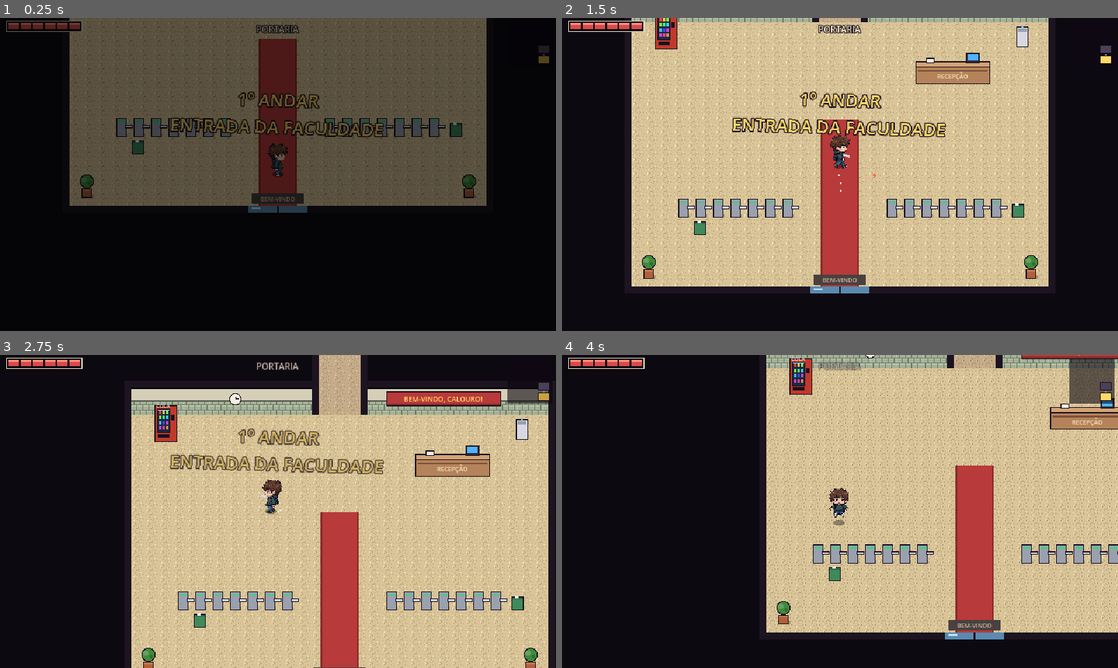
Above: before the commit, frames 1-4 (two rows, left to right).
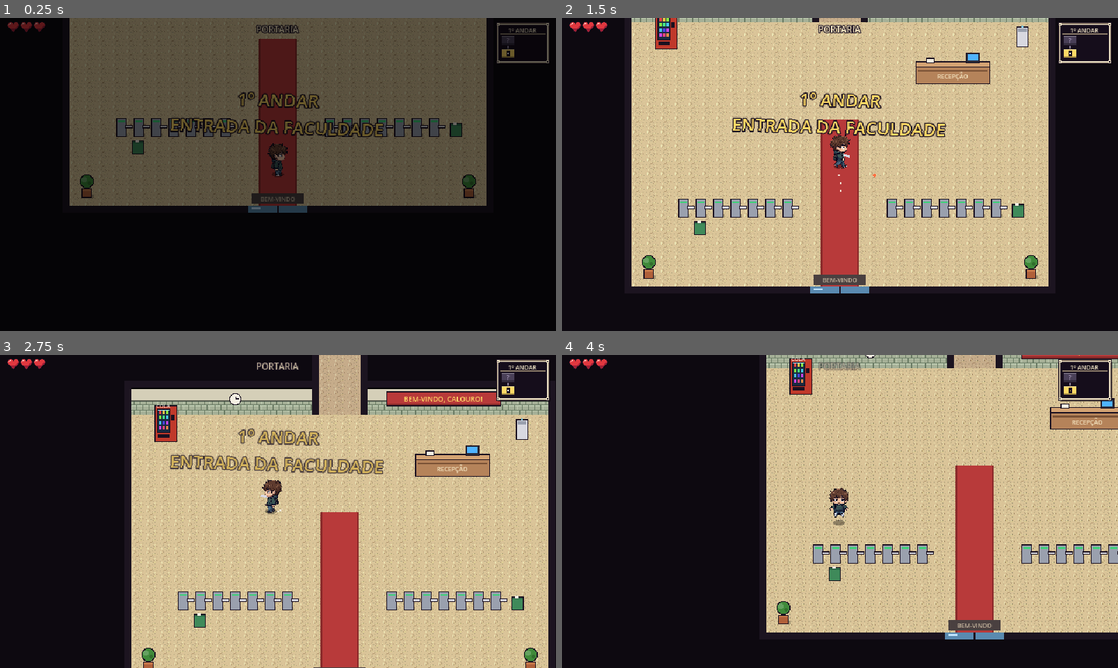
Above: after the commit, the same moments.

Repository: JorgeVitor30/iferno
Game: Godot game, scene res://scenes/floor.tscn
Two runs of this game, one before a commit and one after it. Both use one fixed random seed, a clock stepped at 60 frames per second and the inputs below. This scene is started directly instead of the project's main scene.
Inputs (mouse positions are in pixels of both pictures, inside the frame that each line leads up to):
- Up to frame 1 (0.25 s): no input
- Up to frame 2 (1.5 s): move the mouse to (812, 237) at 0.52 s; hold W (move_up) from 0.53 s (still down); tap Space (dodge) at 0.6 s; move the mouse to (1006, 221) at 1.27 s; click (1006, 221) at 1.35 s
- Up to frame 3 (2.75 s): move the mouse to (111, 464) at 2.02 s; release W (move_up) at 2.03 s; hold A (move_left) from 2.03 s (still down); tap Space (dodge) at 2.1 s
- Up to frame 4 (4 s): move the mouse to (867, 511) at 2.77 s; click (867, 511) at 2.85 s; move the mouse to (756, 433) at 3.52 s; release A (move_left) at 3.53 s; hold S (move_down) from 3.53 s (still down); tap Space (dodge) at 3.6 s

The runs differ from the first frame. In frame 1, 0.7% of the frame differs, in the area x 1-99%, y 0-15%; in frame 2, 0.8%; in frame 3, 1.0%; in frame 4, 1.6%, in the area x 1-100%, y 0-16%.

Commit message:
ui(hud): troca barra de vida por corações e deixa o minimapa mais bonito
Vida em corações de pixel art com meio coração, tremida ao tomar dano,
pulinho ao curar e batimento com a vida baixa. Minimapa num painel com
moldura, nome do andar, caveira na sala do chefe e "?" nas salas vistas
pela porta. Barra de vida do chefe embaixo da tela.

Co-Authored-By: Claude Opus 5.5 <noreply@anthropic.com>

Diff:
--- /dev/null
+++ b/scripts/boss_bar.gd
@@ -0,0 +1,76 @@
+class_name BossBar
+extends Control
+## Barra de vida do chefe, embaixo da tela: nome em cima, barra com moldura
+## e um "rastro" branco que desce devagar mostrando o dano que acabou de levar.
+
+const OUTLINE := Color("1a1020")
+const FRAME := Color("e8dcc0")
+const FRAME_DARK := Color("8a7a68")
+const FILL := Color("d94a4a")
+const FILL_DARK := Color("a02a3a")
+const TRAIL := Color("fff0d0")
+const BAR := Rect2(170, 334, 300, 9)
+
+var _enemy: Node
+var _shown := 0.0  # vida mostrada (0..1)
+var _trail := 0.0  # rastro branco
+var _appear := 0.0
+var _filling := false
+var _name := ""
+
+func _ready() -> void:
+	mouse_filter = Control.MOUSE_FILTER_IGNORE
+
+func track(enemy: Node) -> void:
+	_enemy = enemy
+	_name = enemy.display_name
+	_shown = 0.0
+	_trail = 0.0
+	_appear = 0.0
+	_filling = true
+	visible = true
+
+func _process(delta: float) -> void:
+	if not visible:
+		return
+	var target := 0.0
+	if is_instance_valid(_enemy) and not _enemy.dead:
+		target = float(_enemy.hp) / float(_enemy.max_hp)
+		_appear = minf(_appear + delta * 2.0, 1.0)
+		# enche no começo, depois acompanha a vida
+		if _filling:
+			_shown = minf(_shown + delta * 1.2, target)
+			_filling = _shown < target
+		else:
+			_shown = target
+	else:
+		_shown = 0.0
+		_appear = maxf(_appear - delta * 1.5, 0.0)
+		if _appear <= 0.0:
+			visible = false
+	_trail = move_toward(_trail, _shown, delta * 0.35) if _trail > _shown else _shown
+	queue_redraw()
+
+func _draw() -> void:
+	var off := Vector2(0, (1.0 - _appear) * 30.0) # sobe do pé da tela
+	var r := Rect2(BAR.position + off, BAR.size)
+	# nome
+	Fx.text(self, Vector2(r.position.x, r.position.y - 4), _name, FRAME, 9, r.size.x, HORIZONTAL_ALIGNMENT_CENTER)
+	# moldura
+	draw_rect(Rect2(r.position + Vector2(2, 2), r.size + Vector2(4, 4)), Color(0, 0, 0, 0.4))
+	draw_rect(r.grow(3), OUTLINE)
+	draw_rect(r.grow(2), FRAME_DARK)
+	draw_rect(r.grow(1), FRAME)
+	draw_rect(r, OUTLINE)
+	var inner := r.grow(-1)
+	draw_rect(inner, Color("3a2236"))
+	draw_rect(Rect2(inner.position, Vector2(inner.size.x * _trail, inner.size.y)), TRAIL)
+	var fill := Rect2(inner.position, Vector2(inner.size.x * _shown, inner.size.y))
+	draw_rect(fill, FILL)
+	draw_rect(Rect2(fill.position.x, fill.end.y - 2, fill.size.x, 2), FILL_DARK)
+	draw_rect(Rect2(fill.position.x, fill.position.y, fill.size.x, 1), Color("ff9a8a"))
+	# marquinha dos 50% (quando ele fica bravo)
+	draw_rect(Rect2(inner.position.x + inner.size.x * 0.5, inner.position.y - 1, 1, inner.size.y + 2), FRAME)
+	# cantinhos
+	for p in [r.position - Vector2(4, 4), Vector2(r.end.x + 1, r.position.y - 4), Vector2(r.position.x - 4, r.end.y + 1), r.end + Vector2(1, 1)]:
+		draw_rect(Rect2(p, Vector2(3, 3)), FRAME)
--- a/scripts/health_bar.gd
+++ b/scripts/health_bar.gd
@@ -1,32 +1,114 @@
 extends Control
-## Barra de vida em segmentos (1 segmento = 1 hit).
+## Vida em corações de pixel art. Cada coração = 2 de vida (tem meio coração).
+## Perdeu vida: o coração treme e pisca branco. Ganhou: dá um pulinho.
+## Com pouca vida, o último coração fica batendo.
 
-const SEG_SIZE := Vector2(12, 7)
+const OUTLINE := Color("1a1020")
+const RED := Color("e0383f")
+const RED_DARK := Color("a01f35")
+const SHINE := Color("ffb0a8")
+const EMPTY := Color("3a2236")
+const EMPTY_DARK := Color("2a1828")
 const GAP := 2.0
-const PAD := 2.0
-const COLOR_FULL := Color("d94a4a")
-const COLOR_SHINE := Color("ff8a7a")
-const COLOR_EMPTY := Color("3a2230")
-const COLOR_FRAME := Color("0d0910")
-const COLOR_BORDER := Color("e8dcc0")
+## Desenho do coração (13x11): # = preenchido
+const SHAPE := [
+	"..###...###..",
+	".#####.#####.",
+	"#############",
+	"#############",
+	"#############",
+	".###########.",
+	"..#########..",
+	"...#######...",
+	"....#####....",
+	".....###.....",
+	"......#......",
+]
+const W := 13
+const H := 11
 
 var max_hp := 6
 var hp := 6
+var _shake: Array[float] = []
+var _pop: Array[float] = []
+var _t := 0.0
+var _started := false
+var _filled := {} # pixels do formato, pra desenhar o contorno
+
+func _ready() -> void:
+	for y in H:
+		for x in W:
+			if SHAPE[y][x] == "#":
+				_filled[Vector2i(x, y)] = true
+
+func _hearts() -> int:
+	return ceili(max_hp / 2.0)
 
 func set_health(new_hp: int, new_max: int) -> void:
+	var old := hp if _started else new_hp # primeira vez: sem animação
+	_started = true
 	hp = new_hp
 	max_hp = new_max
+	_shake.resize(_hearts())
+	_pop.resize(_hearts())
+	for i in _hearts():
+		var lo := i * 2
+		var hi := lo + 2
+		# coração afetado pela mudança de vida
+		if new_hp < old and lo < old and hi > new_hp:
+			_shake[i] = 0.45
+		elif new_hp > old and lo < new_hp and hi > old:
+			_pop[i] = 0.3
+	queue_redraw()
+
+func _process(delta: float) -> void:
+	_t += delta
+	for i in _shake.size():
+		_shake[i] = maxf(_shake[i] - delta, 0.0)
+		_pop[i] = maxf(_pop[i] - delta, 0.0)
 	queue_redraw()
 
 func _draw() -> void:
-	var w := PAD * 2 + max_hp * SEG_SIZE.x + (max_hp - 1) * GAP
-	var h := PAD * 2 + SEG_SIZE.y
-	draw_rect(Rect2(-1, -1, w + 2, h + 2), COLOR_BORDER)
-	draw_rect(Rect2(0, 0, w, h), COLOR_FRAME)
-	for i in max_hp:
-		var pos := Vector2(PAD + i * (SEG_SIZE.x + GAP), PAD)
-		if i < hp:
-			draw_rect(Rect2(pos, SEG_SIZE), COLOR_FULL)
-			draw_rect(Rect2(pos, Vector2(SEG_SIZE.x, 2)), COLOR_SHINE)
-		else:
-			draw_rect(Rect2(pos, SEG_SIZE), COLOR_EMPTY)
+	var low := hp > 0 and hp <= 2
+	for i in _hearts():
+		var fill := clampi(hp - i * 2, 0, 2) # 0 vazio, 1 metade, 2 cheio
+		var origin := Vector2(i * (W + GAP), 0)
+		var sc := 1.0
+		var flash := false
+		if i < _shake.size() and _shake[i] > 0.0:
+			origin += Vector2(randf_range(-1.5, 1.5), randf_range(-1.5, 1.5)).round()
+			flash = int(_shake[i] * 20.0) % 2 == 0
+		if i < _pop.size() and _pop[i] > 0.0:
+			sc = 1.0 + _pop[i]
+		# batimento no último coração quando a vida tá baixa
+		if low and i == int((hp - 1) / 2.0):
+			var beat := fmod(_t * 1.6, 1.0)
+			sc *= 1.0 + 0.18 * maxf(0.0, sin(beat * TAU * 2.0)) * (1.0 if beat < 0.5 else 0.0)
+		_draw_heart(origin, sc, fill, flash)
+
+func _draw_heart(origin: Vector2, sc: float, fill: int, flash: bool) -> void:
+	var center := Vector2(W / 2.0, H / 2.0)
+	draw_set_transform(origin + center + Vector2(1, 1), 0.0, Vector2(sc, sc))
+	# sombra
+	for p: Vector2i in _filled:
+		draw_rect(Rect2(Vector2(p) - center + Vector2(1, 1), Vector2.ONE), Color(0, 0, 0, 0.45))
+	# contorno
+	for p: Vector2i in _filled:
+		for d: Vector2i in [Vector2i.LEFT, Vector2i.RIGHT, Vector2i.UP, Vector2i.DOWN]:
+			if not _filled.has(p + d):
+				draw_rect(Rect2(Vector2(p + d) - center, Vector2.ONE), OUTLINE)
+	# preenchimento
+	for p: Vector2i in _filled:
+		var full := fill == 2 or (fill == 1 and p.x <= 6)
+		var c := (RED if full else EMPTY)
+		if flash:
+			c = Color.WHITE
+		elif full:
+			if p.y >= 7 or p.x + p.y >= 15:
+				c = RED_DARK # sombra embaixo/direita
+			if (p.y == 1 and (p.x == 2 or p.x == 3)) or (p.y == 2 and p.x == 1):
+				c = SHINE # brilho
+		elif p.y >= 7 or p.x + p.y >= 15:
+			c = EMPTY_DARK
+		draw_rect(Rect2(Vector2(p) - center, Vector2.ONE), c)
+	draw_set_transform(Vector2.ZERO)
--- a/scripts/hud.gd
+++ b/scripts/hud.gd
@@ -14,6 +14,7 @@
 var _banner := Label.new()
 var _hurt := ColorRect.new()
 var _map: Control
+var _boss_bar: BossBar
 var _banner_tw: Tween
 var _title_tw: Tween
 
@@ -108,6 +109,14 @@
 	_banner_tw.tween_interval(hold)
 	_banner_tw.tween_property(_banner, "modulate:a", 0.0, 0.4)
 
+## Barra de vida do chefe embaixo da tela. Some sozinha quando ele cai.
+func show_boss(enemy: Node) -> void:
+	if _boss_bar == null:
+		_boss_bar = BossBar.new()
+		add_child(_boss_bar)
+		move_child(fade, get_child_count() - 1)
+	_boss_bar.track(enemy)
+
 func hurt_flash() -> void:
 	_hurt.color.a = 0.35
 	create_tween().tween_property(_hurt, "color:a", 0.0, 0.3)
--- a/scripts/minimap.gd
+++ b/scripts/minimap.gd
@@ -1,16 +1,26 @@
 extends Control
-## Minimapa no canto de cima à direita. Mostra as salas visitadas e as vizinhas
-## (que dá pra ver pela porta). Amarelo = onde está, vermelho = ainda tem inimigo,
-## verde piscando = escadaria.
+## Minimapa no canto de cima à direita, num painel com moldura.
+## Mostra as salas visitadas e as vizinhas (vistas pela porta, com "?").
+## Cores: amarelo = onde você está, vermelho = ainda tem inimigo, claro = liberada.
+## Ícones: porta na portaria, caveira na sala do chefe.
 
-const ROOM_PX := Vector2(12, 8)
-const GAP := 4.0
+const CELL := Vector2(14, 10)
+const GAP := 5.0
+const PAD := 6.0
 const OUTLINE := Color("1a1020")
+const PANEL := Color(0.08, 0.05, 0.1, 0.78)
+const FRAME := Color("e8dcc0")
+const FRAME_DARK := Color("8a7a68")
+const LINK := Color("8a8098")
+const C_UNKNOWN := Color("4a4058")
+const C_CLEARED := Color("d8d0e4")
+const C_DANGER := Color("d94a4a")
+const C_HERE := Color("ffd966")
 
 var level: Node # FloorLevel
 
 func _process(_delta: float) -> void:
-	queue_redraw() # pisca a sala atual
+	queue_redraw()
 
 func _draw() -> void:
 	if level == null:
@@ -18,40 +28,86 @@
 	var rooms: Dictionary = level.rooms
 	if rooms.is_empty():
 		return
+	# Só a parte conhecida do mapa entra no painel (o resto é surpresa).
 	var lo := Vector2i(999, 999)
 	var hi := Vector2i(-999, -999)
 	for g: Vector2i in rooms:
-		lo = Vector2i(mini(lo.x, g.x), mini(lo.y, g.y))
-		hi = Vector2i(maxi(hi.x, g.x), maxi(hi.y, g.y))
-	var step := ROOM_PX + Vector2(GAP, GAP)
-	var total := Vector2(hi - lo + Vector2i.ONE) * step - Vector2(GAP, GAP)
-	var origin := Vector2(640 - 8 - total.x, 8)
-	draw_rect(Rect2(origin - Vector2(4, 4), total + Vector2(8, 8)), Color(0.05, 0.03, 0.07, 0.6))
-	var blink := int(Time.get_ticks_msec() / 250) % 2 == 0
-	# corredores
+		if _known(rooms[g], rooms):
+			lo = Vector2i(mini(lo.x, g.x), mini(lo.y, g.y))
+			hi = Vector2i(maxi(hi.x, g.x), maxi(hi.y, g.y))
+	if lo.x > hi.x:
+		return
+	var step := CELL + Vector2(GAP, GAP)
+	var inner := Vector2(hi - lo + Vector2i.ONE) * step - Vector2(GAP, GAP)
+	inner = inner.max(Vector2(48, 20))
+	var panel := Rect2(Vector2(640 - 8 - inner.x - PAD * 2, 6), inner + Vector2(PAD * 2, PAD * 2 + 9))
+	_draw_panel(panel)
+	var origin := panel.position + Vector2(PAD, PAD + 9)
+	var t := Time.get_ticks_msec() / 1000.0
+	var blink := fmod(t, 0.6) < 0.4
+	# corredores entre salas conhecidas
 	for g: Vector2i in rooms:
 		var r: Room = rooms[g]
-		if not _known(r, rooms):
+		if not r.visited:
 			continue
-		var c := origin + Vector2(g - lo) * step + ROOM_PX / 2.0
+		var c := origin + Vector2(g - lo) * step + CELL / 2.0
 		for s: Vector2i in r.sides:
-			if r.visited:
-				draw_line(c, c + Vector2(s) * step / 2.0, Color("8a8098"), 2.0)
+			var a := c + Vector2(s) * (CELL / 2.0)
+			var b := c + Vector2(s) * (CELL / 2.0 + Vector2(GAP, GAP))
+			draw_line(a, b, OUTLINE, 4.0)
+			draw_line(a, b, LINK, 2.0)
 	# salas
 	for g: Vector2i in rooms:
 		var r: Room = rooms[g]
 		if not _known(r, rooms):
 			continue
-		var p := origin + Vector2(g - lo) * step
-		var col := Color("4a4058")
+		var rect := Rect2(origin + Vector2(g - lo) * step, CELL)
+		var here: bool = r == level.current_room
+		var col := C_UNKNOWN
 		if r.visited:
-			col = Color("c8c0d8") if r.cleared else Color("d94a4a")
-		if r == level.current_room:
-			col = Color("ffd966") if blink else Color("c8a040")
-		draw_rect(Rect2(p, ROOM_PX).grow(1), OUTLINE)
-		draw_rect(Rect2(p, ROOM_PX), col)
-		if r.kind == "escadaria":
-			draw_rect(Rect2(p + Vector2(4, 2), Vector2(4, 4)), Color("3fd17a") if blink or r.visited else OUTLINE)
+			col = C_CLEARED if r.cleared else C_DANGER
+		if here:
+			col = C_HERE
+		draw_rect(rect.grow(1), OUTLINE)
+		draw_rect(rect, col)
+		draw_rect(Rect2(rect.position, Vector2(rect.size.x, 1)), col.lightened(0.35))  # brilho em cima
+		draw_rect(Rect2(rect.position.x, rect.end.y - 2, rect.size.x, 2), col.darkened(0.3)) # sombra embaixo
+		var mid := rect.get_center().floor()
+		if not r.visited:
+			Fx.text(self, Vector2(rect.position.x, rect.end.y - 2), "?", Color("a898b8"), 8, rect.size.x, HORIZONTAL_ALIGNMENT_CENTER)
+		elif r.kind == "hall":
+			draw_rect(Rect2(mid + Vector2(-2, -3), Vector2(4, 6)), OUTLINE) # porta
+			draw_rect(Rect2(mid + Vector2(0, 0), Vector2(1, 1)), col)
+		if r.is_boss_room():
+			_skull(mid, blink or r.visited)
+		if here and blink:
+			# bolinha do jogador
+			draw_rect(Rect2(mid + Vector2(-2, -2), Vector2(4, 4)), OUTLINE)
+			draw_rect(Rect2(mid + Vector2(-1, -1), Vector2(2, 2)), Color.WHITE)
+	# nome do andar no topo do painel
+	Fx.text(self, panel.position + Vector2(0, 11), "%dº ANDAR" % level.floor_num, FRAME, 7,
+		panel.size.x, HORIZONTAL_ALIGNMENT_CENTER)
+
+## Painel com moldura dupla e cantinhos (pra combinar com os corações).
+func _draw_panel(r: Rect2) -> void:
+	draw_rect(Rect2(r.position + Vector2(2, 2), r.size), Color(0, 0, 0, 0.4)) # sombra
+	draw_rect(r.grow(1), OUTLINE)
+	draw_rect(r, FRAME_DARK)
+	draw_rect(r.grow(-1), FRAME)
+	draw_rect(r.grow(-2), OUTLINE)
+	draw_rect(r.grow(-3), PANEL)
+	for p in [r.position, Vector2(r.end.x - 3, r.position.y), Vector2(r.position.x, r.end.y - 3), r.end - Vector2(3, 3)]:
+		draw_rect(Rect2(p, Vector2(3, 3)), FRAME)
+		draw_rect(Rect2(p + Vector2(1, 1), Vector2(1, 1)), OUTLINE)
+	draw_line(r.position + Vector2(4, 13), Vector2(r.end.x - 4, r.position.y + 13), FRAME_DARK, 1.0)
+
+func _skull(c: Vector2, lit: bool) -> void:
+	var bone := Color("f4efe2") if lit else Color("8a7a88")
+	draw_rect(Rect2(c + Vector2(-4, -4), Vector2(8, 7)), OUTLINE)
+	draw_rect(Rect2(c + Vector2(-3, -3), Vector2(6, 4)), bone)
+	draw_rect(Rect2(c + Vector2(-2, 1), Vector2(4, 1)), bone)
+	draw_rect(Rect2(c + Vector2(-2, -2), Vector2(1, 2)), OUTLINE)
+	draw_rect(Rect2(c + Vector2(1, -2), Vector2(1, 2)), OUTLINE)
 
 func _known(r: Room, rooms: Dictionary) -> bool:
 	if r.visited:
Not shown, added: scripts/boss_bar.gd.uid
